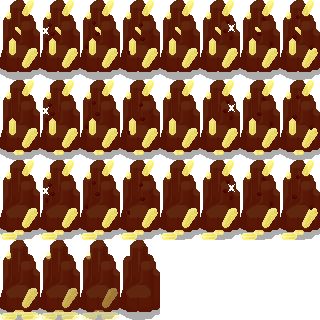
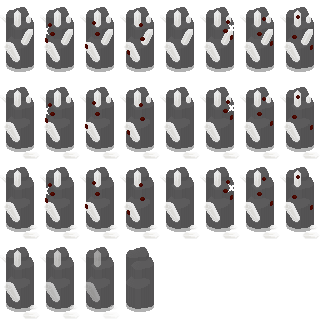
Layers edited between the first and the second w=320, h=320 image:
hid group "rock 01 #1" (7 layers) over [0, 0, 320, 320]
hid "hit 01" over [42, 15, 313, 215]
hid "citrine" over [0, 0, 318, 320]
showed group "rock 03 #1" (4 layers) over [0, 0, 320, 320]
showed "hit 03" over [42, 15, 313, 215]
added layer "quartz copy" in group "rock 03 #1" over [0, 10, 320, 319]
